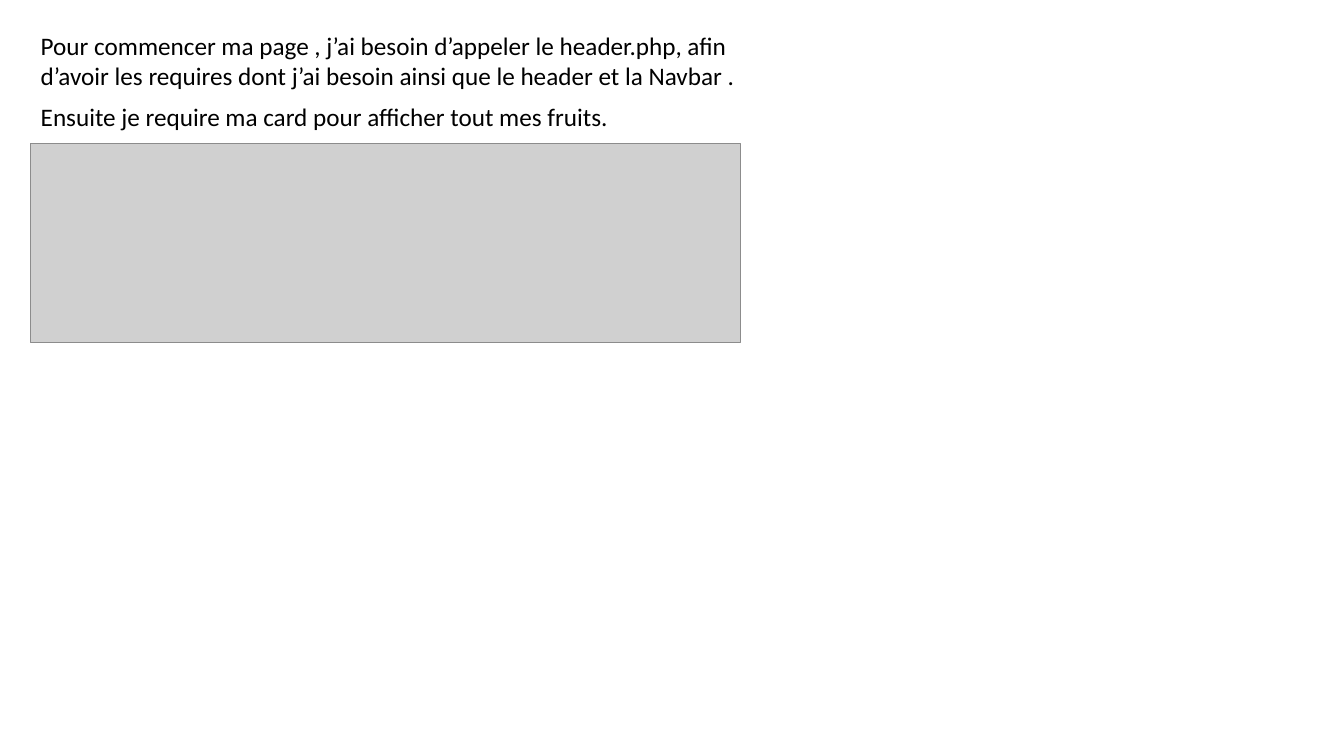
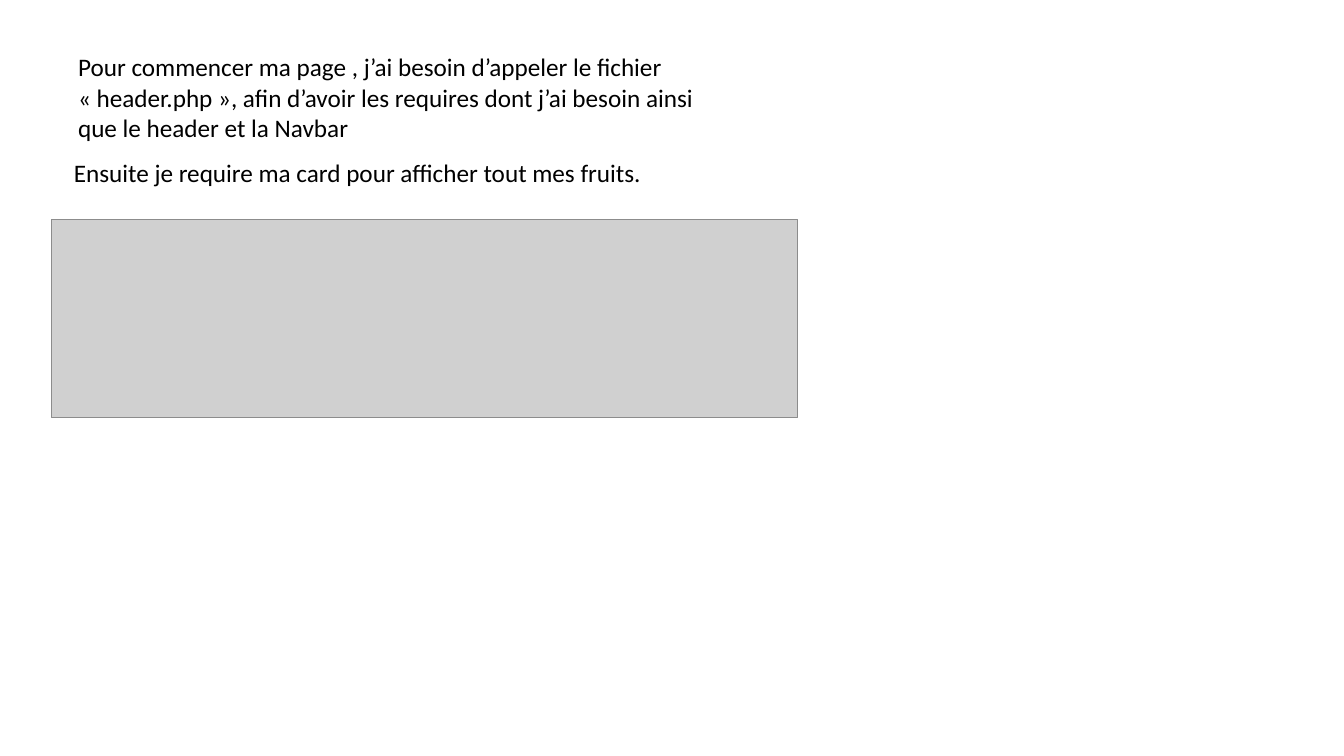
Before and after one commit to yamsmdj/OnePiece, a slide deck: slide 8 of bd/ONE PIECE.pptx (slide 6 before the commit). Drawn at 1344x756 pixels with LibreOffice and Linux fonts; fonts in the diff are those of the drawing; grey boxes stand for pictures. Boxes give left, top, right and bottom in pixels: in the first picture for what was removed or moved away, otherwise in the second. Text is boxed around its words. In the diff, an @@ line names an element or a change of style, - is before the commit and + after.

```diff
--- a/bd/ONE PIECE.pptx
+++ b/bd/ONE PIECE.pptx
@@ text at (78, 58, 693, 141): text changed @@
-Pour commencer ma page , j’ai besoin d’appeler le header.php, afin d’avoir les requires dont j’ai besoin ainsi que le header et la Navbar .
+Pour commencer ma page , j’ai besoin d’appeler le fichier « header.php », afin d’avoir les requires dont j’ai besoin ainsi que le header et la Navbar
@@ text "Ensuite je require ma card ...": place and size @@
-text "Ensuite je require ma card ..." at (41, 108, 607, 131)
+text "Ensuite je require ma card ..." at (74, 164, 641, 187)
@@ picture: place and size @@
-picture at (31, 144, 741, 343)
+picture at (51, 220, 799, 418)
```
Also in this commit, not shown: 4 other slides changed, 6 slides added, 12 other files.
